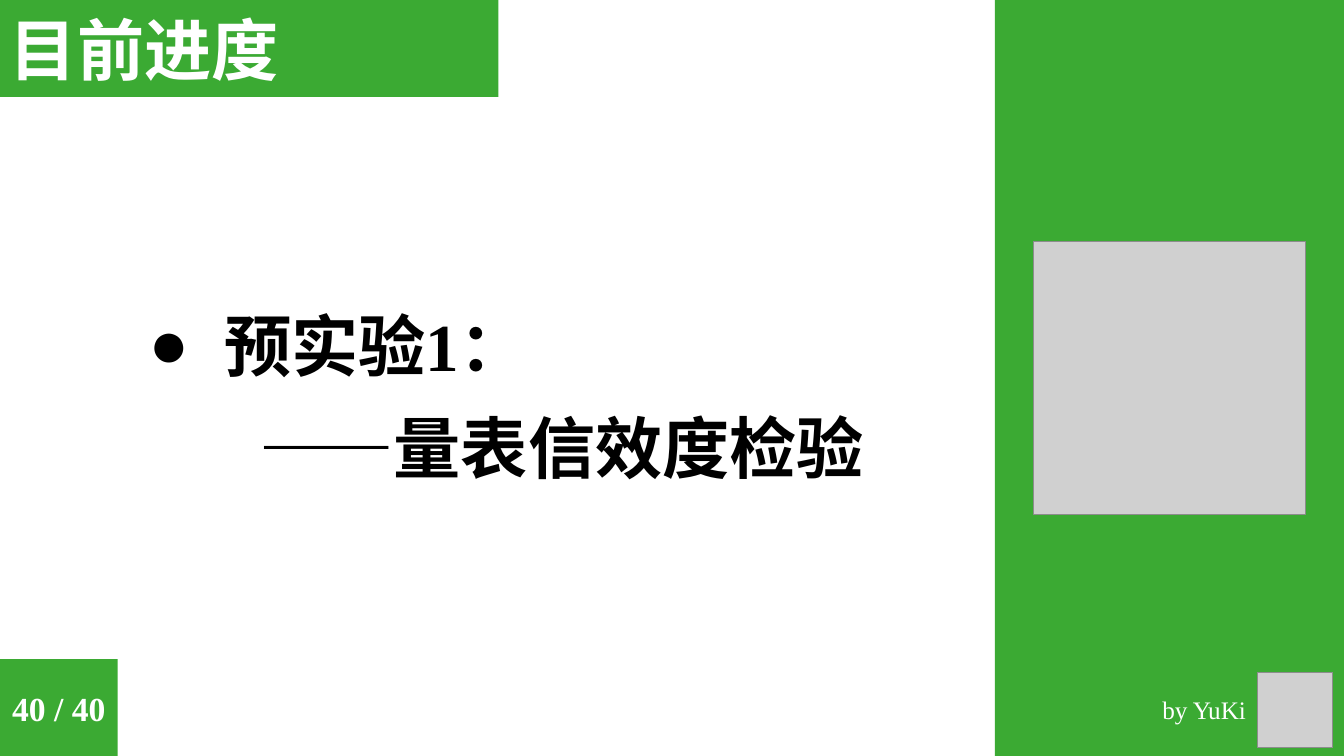
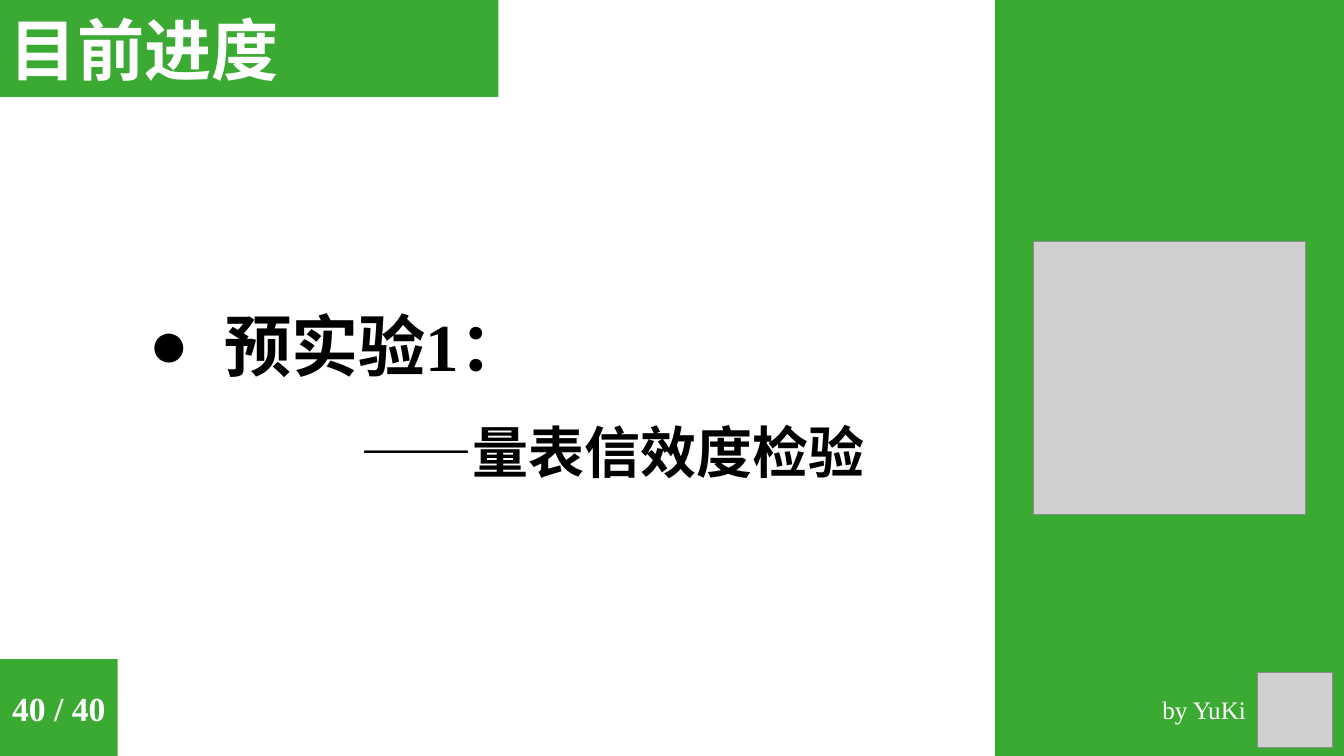
Before and after one commit to sinnyuki/SCO, a slide deck: slide 18 of 6_Reports/6_3_Midterm_Report/Midterm_Report.pptx. Drawn at 1344x756 pixels with LibreOffice and Linux fonts; fonts in the diff are those of the drawing; grey boxes stand for pictures. Boxes give left, top, right and bottom in pixels: in the first picture for what was removed or moved away, otherwise in the second. Text is boxed around its words. In the diff, an @@ line names an element or a change of style, - is before the commit and + after.

```diff
--- a/6_Reports/6_3_Midterm_Report/Midterm_Report.pptx
+++ b/6_Reports/6_3_Midterm_Report/Midterm_Report.pptx
@@ text at box(361, 425, 865, 478): size 48 to 40 pt in "——量表信效度检验" @@
```
Also in this commit, not shown: 4 other slides changed, 15 slides added, 2 slides removed, 33 other files.
